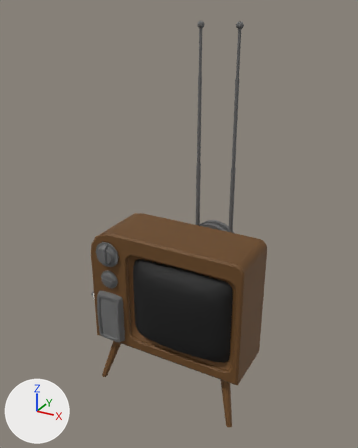
What one commit did to the FBX model GGJ2018/Assets/Meshes/TV-New.fbx.
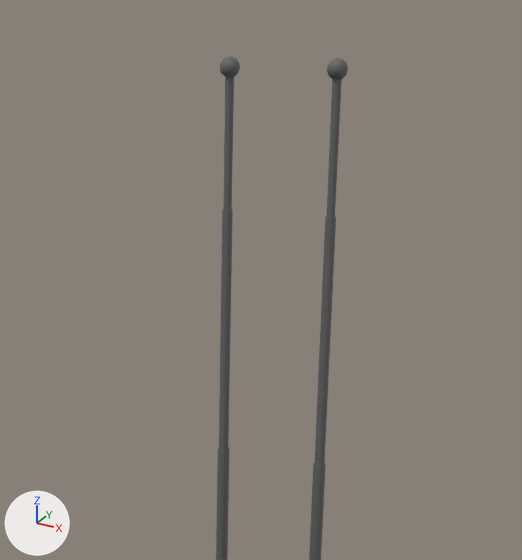
Each version appears first whole from a 50 mm camera at (4.16, -7.4, 7.47) aimed at (-0.2, 0.52, 3.51), and next in a close-up on the part from 33% to 86% of the width and 0% to 45% of the height. The axes (+X, +Y, +Z) are drawn at lower left. The lights are the same throughout. Where no turn or scale is listed for an object, it has been applied to the vertices.
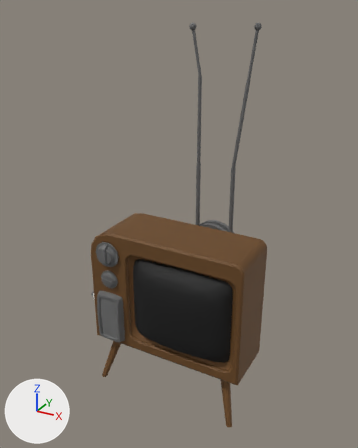
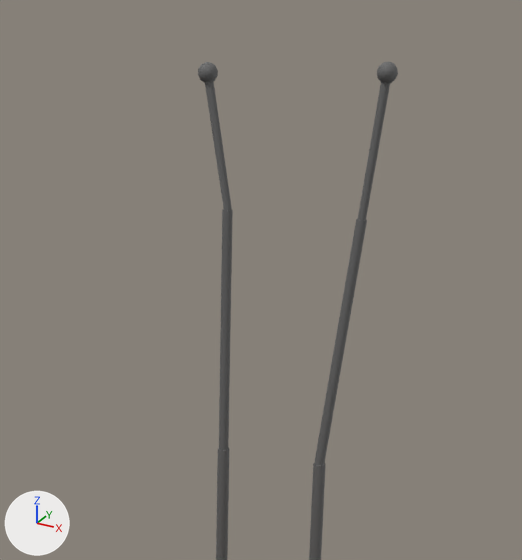
What differs and where, as boxes (x1, y1, x2, y2) in the close-ups (522 x 560 px):
'Cylinder', reshaped
    before: (309, 58, 348, 560)
    after: (309, 61, 398, 560)
'Cylinder.001', reshaped
    before: (216, 56, 240, 560)
    after: (198, 62, 233, 560)
part 1 of me_cylinder, built on
    before: (220, 56, 348, 460)
    after: (315, 61, 398, 460)

Edits to the bpy script that builds the scene:
```text
Change me_cylinder:
    used by ob_cylinder_001; location = (-0.339, 1.627, 2.627)
    remove me_cylinder.from_pydata(...)  # 266 vertices, 274 faces; spans x -0.07..0.07, y -0.07..0.07, z 0.02..4.6
    add me_cylinder.from_pydata(...)  # 298 vertices, 306 faces; spans x -0.04..0.37, y -0.04..0.19, z 0.02..4.58
    me_cylinder part 1
    32 faces are deleted
    26 vertices in x -0.04..0.05, y -0.07..0.06, z 4.47..4.56 move by (0.3, 0.12, -0.02)
    17 vertices in x -0.04..0.0, y -0.04..0.02, z 3.59 move by (0.2, 0.08, -0.01)
    13 vertices in x -0.05..0.05, y -0.02..0.06, z 4.46..4.53 move by (0.3, 0.11, -0.02)
    12 vertices in x -0.01..0.03, y -0.03..0.04, z 3.59 move by (0.2, 0.07, -0.02)
    11 vertices in x -0.07..0.04, y -0.04..0.06, z 4.52..4.6 move by (0.31, 0.12, -0.02)
    10 vertices in x -0.02..0.03, y -0.03..0.03, z 3.59 move by (0.2, 0.08, -0.02)
    49 vertices move from x -0.06..0.07, y -0.06..0.07, z 3.59..4.58 to x 0.16..0.37, y 0.04..0.19, z 3.57..4.57
    32 vertices are added at x -0.04..0.04, y -0.04..0.04, z 1.84..1.85
    64 new faces join them
Add me_cylinder_001:
    me_cylinder_001.from_pydata(...)  # 298 vertices, 306 faces; spans x -0.24..0.04, y -0.06..0.08, z 0.02..4.56
    me_cylinder_001.materials.append(mat_metal)  # dark grey #666666
Change ob_cylinder_001:
    ob_cylinder_001: bpy.data.objects.new('Cylinder.001', me_cylinder) -> bpy.data.objects.new('Cylinder.001', me_cylinder_001)
```
